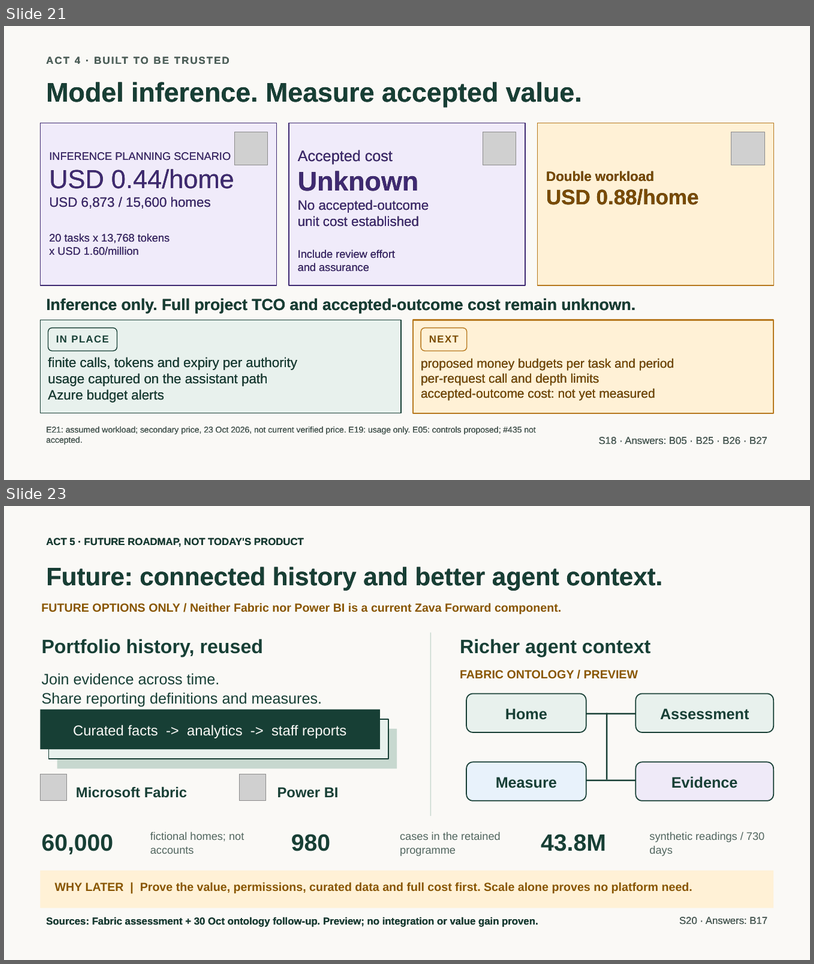
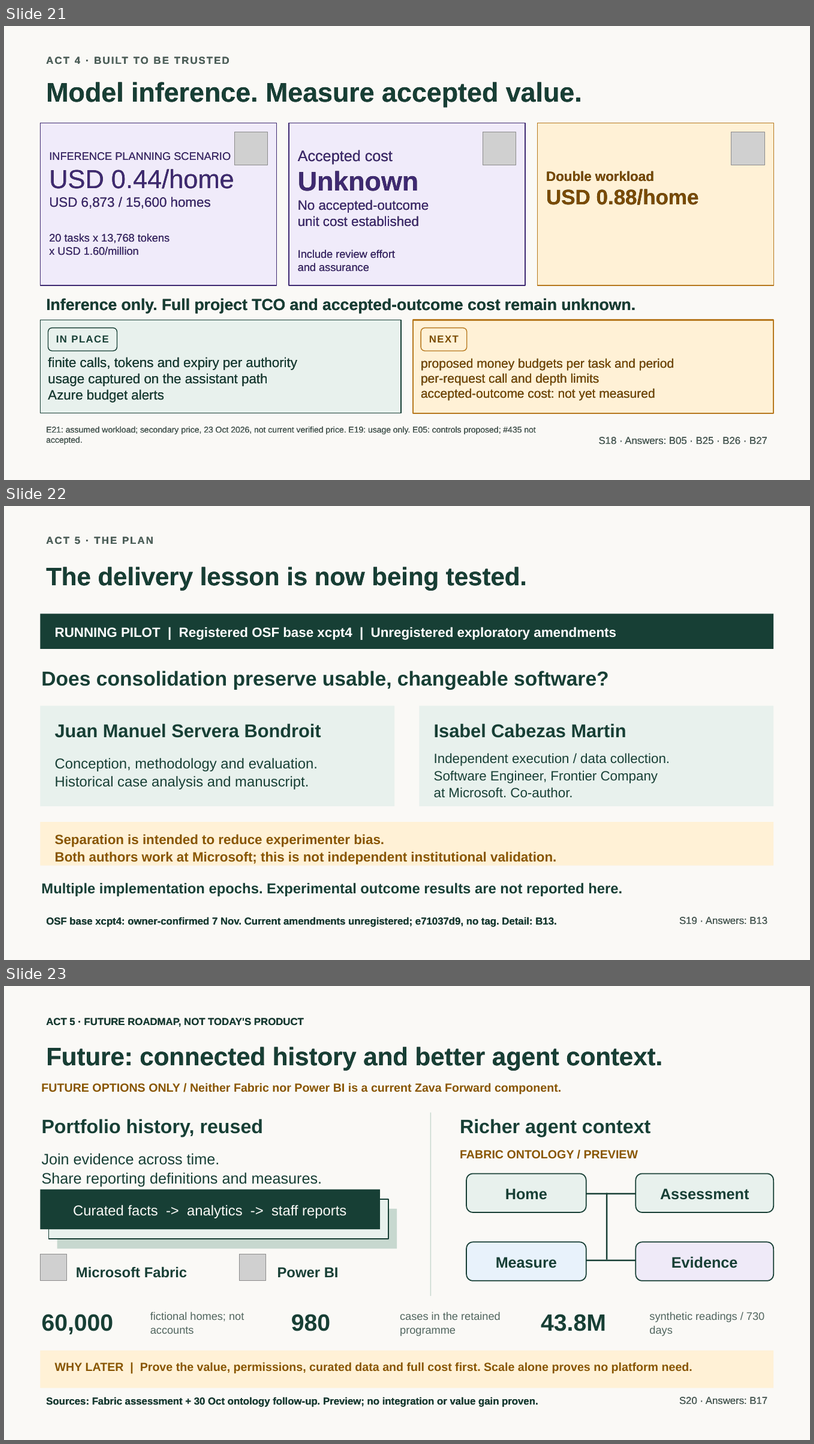
Before and after one commit to jmservera/ama, a slide deck: docs/capstone/deck/zava-forward-cowork-v2-draft.pptx. Shown one above the other, each under a label of ours: slides 21 and 23 before the commit, slides 21, 22 and 23 after it; the slides between them are not shown. The pictures are 814x964 and 814x1444 pixels, drawn with LibreOffice and Linux fonts; fonts in the diff are those of the drawing; grey boxes stand for pictures. Boxes give left, top, right and bottom in pixels: in the first picture for what was removed or moved away, otherwise in the second. Text is boxed around its words. In the diff, an @@ line names an element or a change of style, - is before the commit and + after.

```diff
--- a/docs/capstone/deck/zava-forward-cowork-v2-draft.pptx
+++ b/docs/capstone/deck/zava-forward-cowork-v2-draft.pptx
@@ slide 22 added at (4,506,810,960), background #FAF9F6 @@
@@ text added at (46,537,153,544), 12 pt, text #50655E, bold @@
+ACT 5 · THE PLAN
@@ text added at (46,567,527,591), 30 pt, text #173F35, bold @@
+The delivery lesson is now being tested.
@@ rectangle added at (40,613,774,649), fill #173F35 @@
@@ text added at (55,627,617,640), 16 pt, text #FFFFFF, bold @@
+RUNNING PILOT | Registered OSF base xcpt4 | Unregistered exploratory amendments
@@ text added at (41,670,609,690), 24 pt, text #173F35, bold @@
+Does consolidation preserve usable, changeable software?
@@ rectangle added at (40,706,395,806), fill #E8F1ED @@
@@ rectangle added at (420,706,774,806), fill #E8F1ED @@
@@ text added at (55,723,321,738), 22 pt, text #173F35, bold @@
+Juan Manuel Servera Bondroit
@@ text added at (434,723,627,738), 22 pt, text #173F35, bold @@
+Isabel Cabezas Martin
@@ text added at (55,757,318,789), 17 pt, text #173F35 @@
+Conception, methodology and evaluation.
+Historical case analysis and manuscript.
@@ text added at (434,753,670,798), 16 pt, text #173F35 @@
+Independent execution / data collection.
+Software Engineer, Frontier Company
+at Microsoft. Co-author.
@@ rectangle added at (40,822,774,865), fill #FFF1D6 @@
@@ text added at (55,834,557,864), 16 pt, text #885500, bold @@
+Separation is intended to reduce experimenter bias.
+Both authors work at Microsoft; this is not independent institutional validation.
@@ text added at (41,882,623,896), 17 pt, text #173F35, bold @@
+Multiple implementation epochs. Experimental outcome results are not reported here.
@@ text added at (46,916,557,927), 12 pt, text #173F35, bold @@
+OSF base xcpt4: owner-confirmed 7 Nov. Current amendments unregistered; e71037d9, no tag. Detail: B13.
@@ text added at (680,916,768,924), 12 pt, text #50655E @@
+S19 · Answers: B13
```
Also in this commit, not shown: 11 slides changed, 1 other slide added, 2 slides removed, 30 other files.
